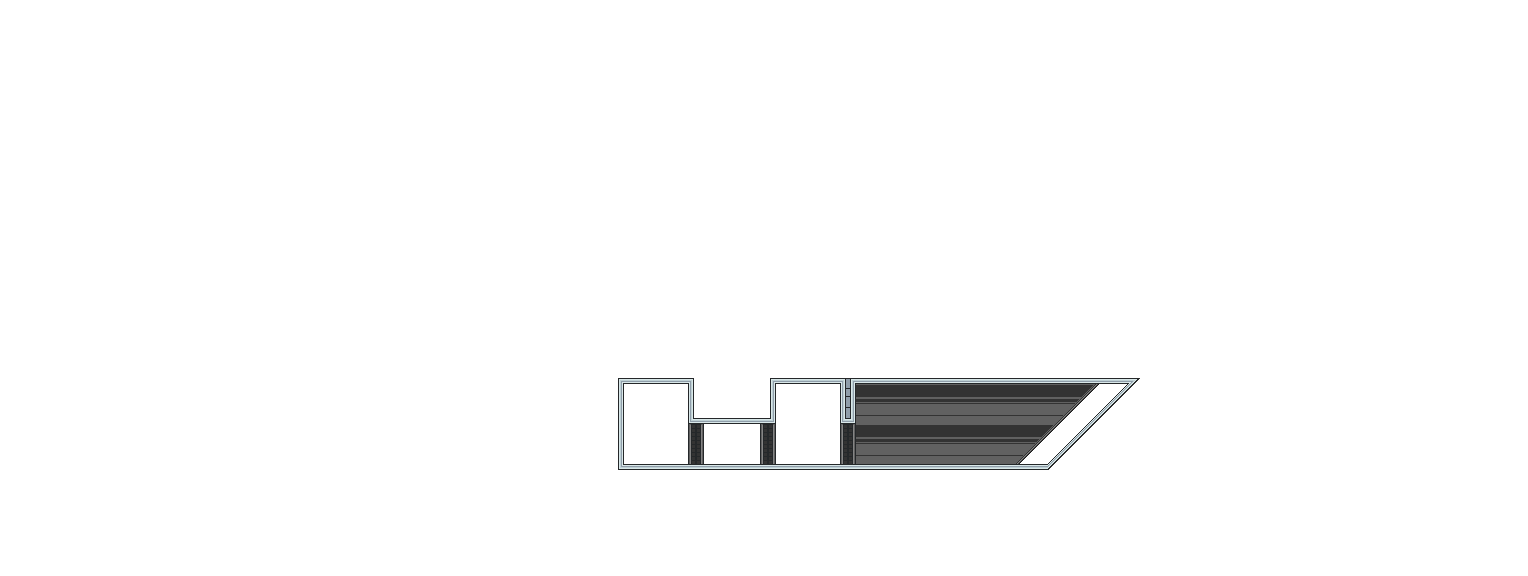
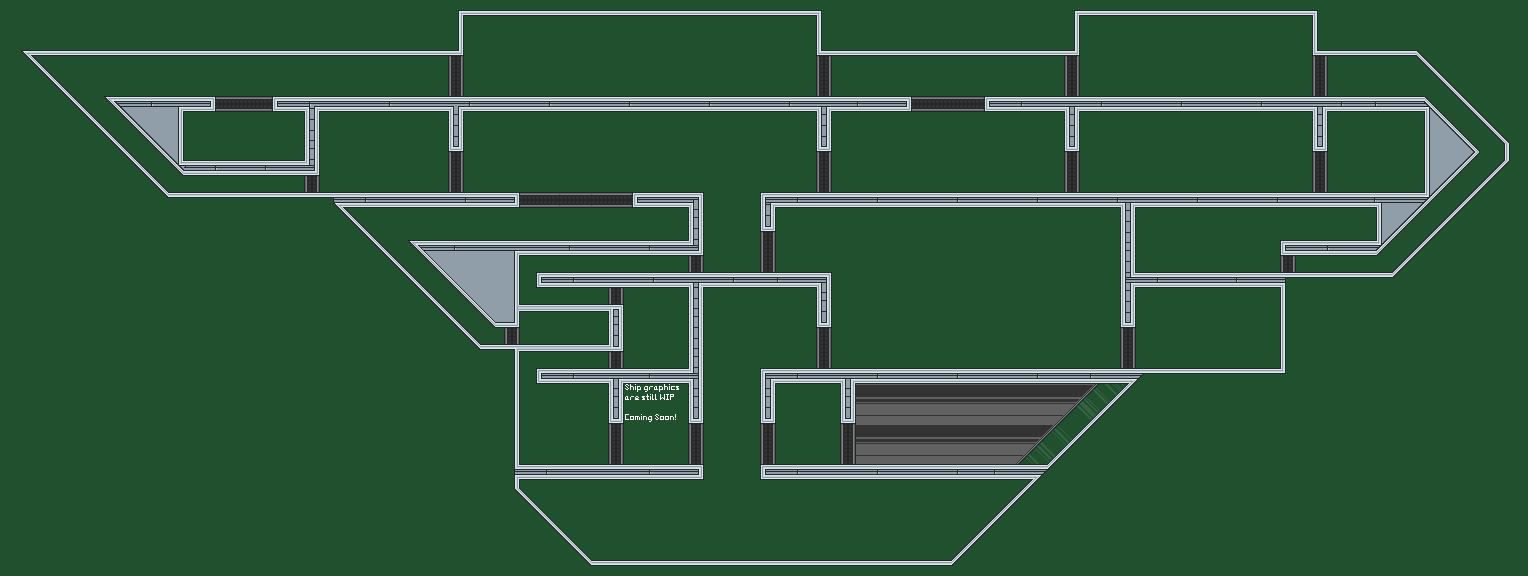
Two versions of the same layered image (1528 x 576). Layer-by-layer changes:
hid group "Tier 3" (6 layers) over [0, 0, 1528, 576]
showed group "Tier 8" (6 layers) over [0, 0, 1528, 576]
added layer "Ship graphics ... #5" in group "Tier 8" over [625, 384, 679, 422]
showed "tail test" over [0, 0, 1528, 576]
